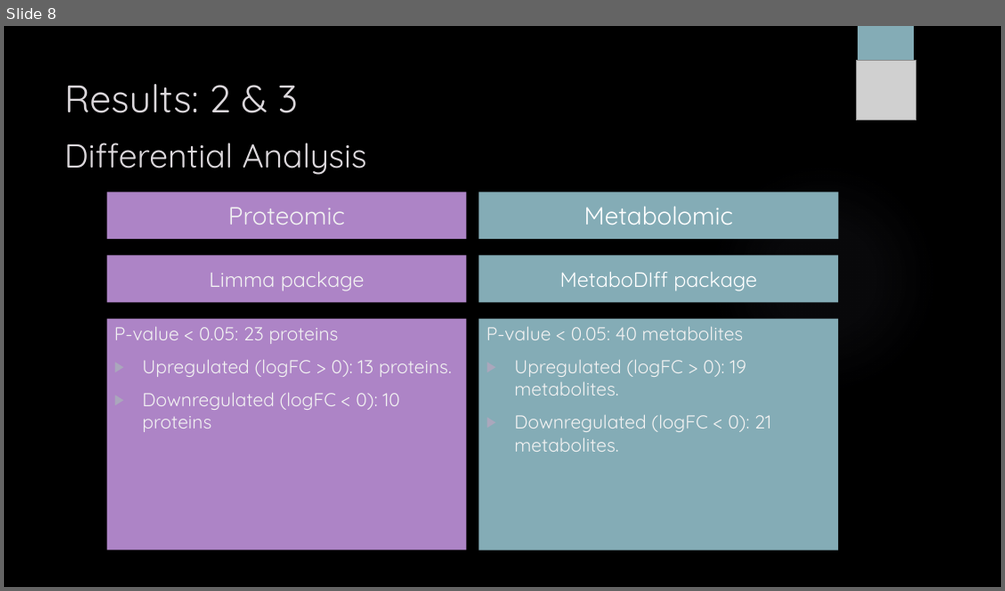
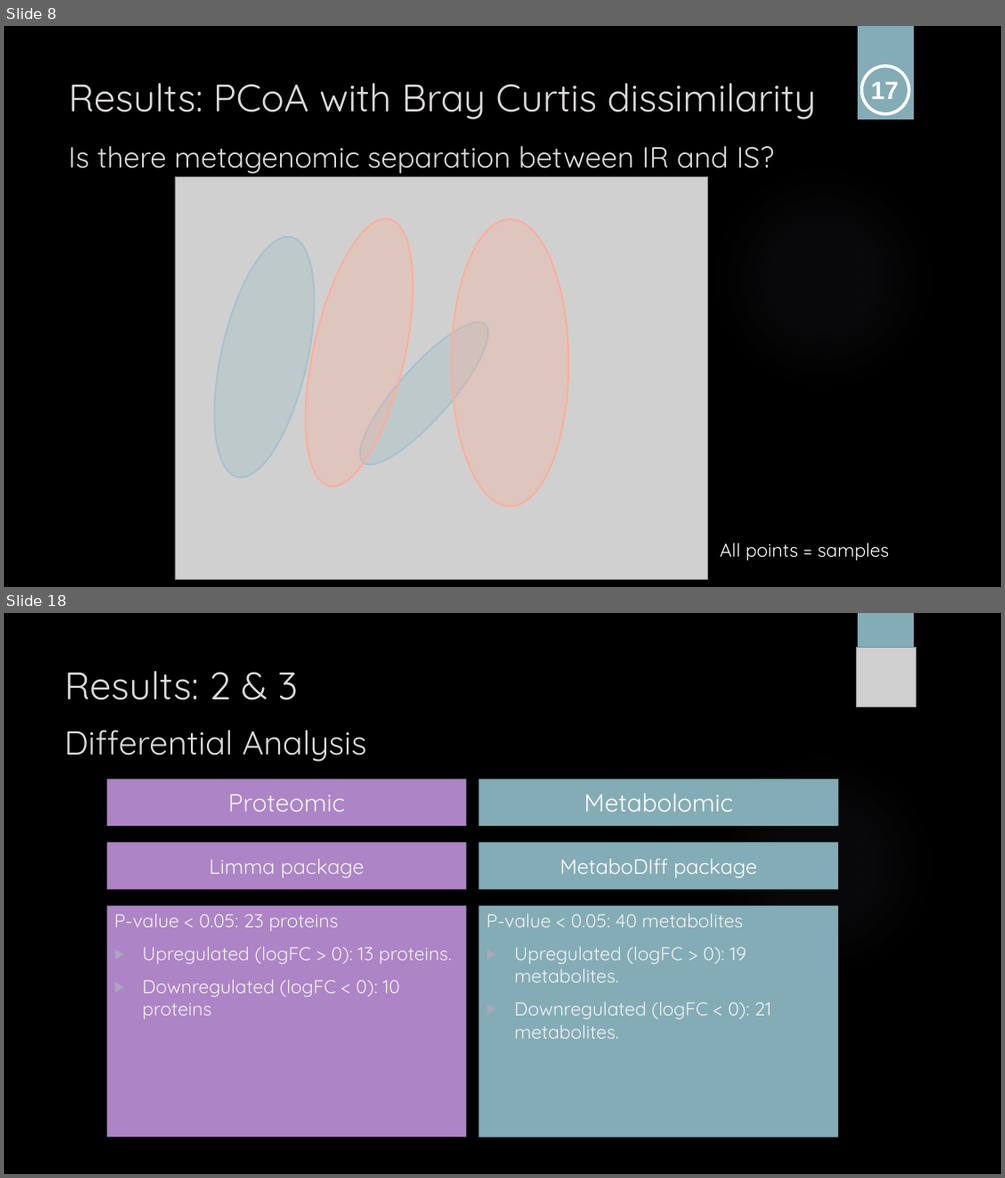
Before and after one commit to sabdeolive/Sabrina_BMS_Bachelor-Internship, a slide deck: Final Presentation.pptx. Shown one above the other, each under a label of ours: slide 8 before the commit, slides 8 and 18 after it; the slides between them are not shown. The pictures are 1005x591 and 1005x1178 pixels, drawn with LibreOffice and Linux fonts; fonts in the diff are those of the drawing; grey boxes stand for pictures; background and template pictures are left out. Boxes give left, top, right and bottom in pixels: in the first picture for what was removed or moved away, otherwise in the second. Text is boxed around its words. In the diff, an @@ line names an element or a change of style, - is before the commit and + after.

```diff
--- a/Final Presentation.pptx
+++ b/Final Presentation.pptx
@@ slide 8 added at bbox=[4, 26, 1001, 587], background picture (left out); not listed: 2 template elements that a slide beside it also shows @@
@@ ellipse added at bbox=[862, 66, 909, 113], outline #FFFFFF 3 pt @@
@@ title added at bbox=[68, 83, 816, 174], 28 pt, text #DCD8DC @@
+Results: PCoA with Bray Curtis dissimilarity
+Is there metagenomic separation between IR and IS?
@@ text added at bbox=[871, 82, 898, 99], 24 pt, text #FFFFFF, bold @@
+17
@@ picture added at bbox=[175, 176, 708, 579] @@
@@ ellipse added at bbox=[284, 209, 434, 496], fill #FFAD97 at 30% opacity, outline #FFAD97 1.5 pt @@
@@ ellipse added at bbox=[195, 227, 333, 486], fill #97B9C1 at 30% opacity, outline #A5C1CF 1.5 pt @@
@@ ellipse added at bbox=[451, 219, 568, 506], fill #FFAD97 at 30% opacity, outline #FFAD97 1.5 pt @@
@@ ellipse added at bbox=[344, 307, 505, 480], fill #97B9C1 at 30% opacity, outline #A5C1CF 1.5 pt @@
@@ text added at bbox=[720, 542, 890, 560], 18 pt, text #FFFFFF @@
+All points = samples
@@ what was slide 8 is now slide 18 @@
```
Also in this commit, not shown: 1 slide changed, 14 other slides added.
